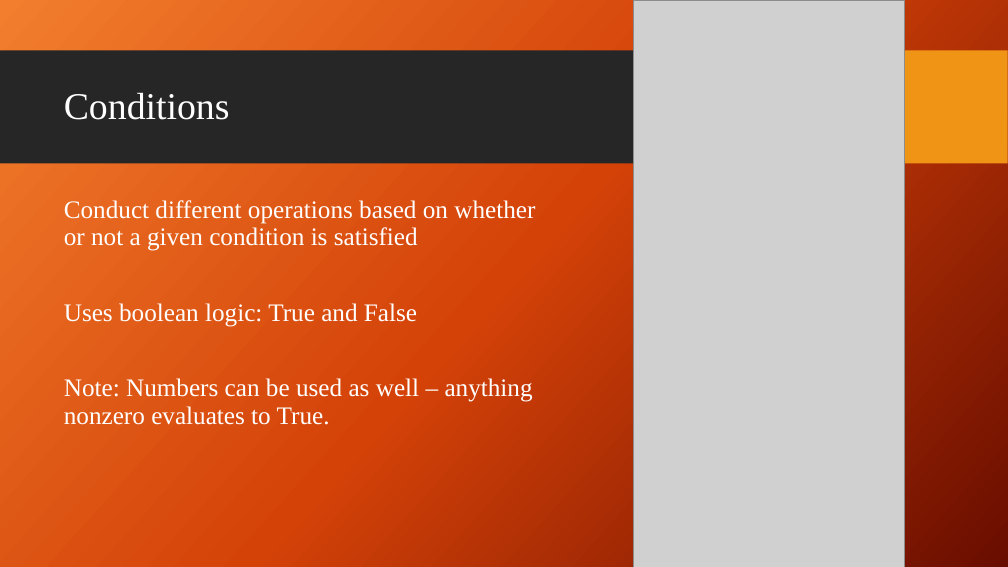
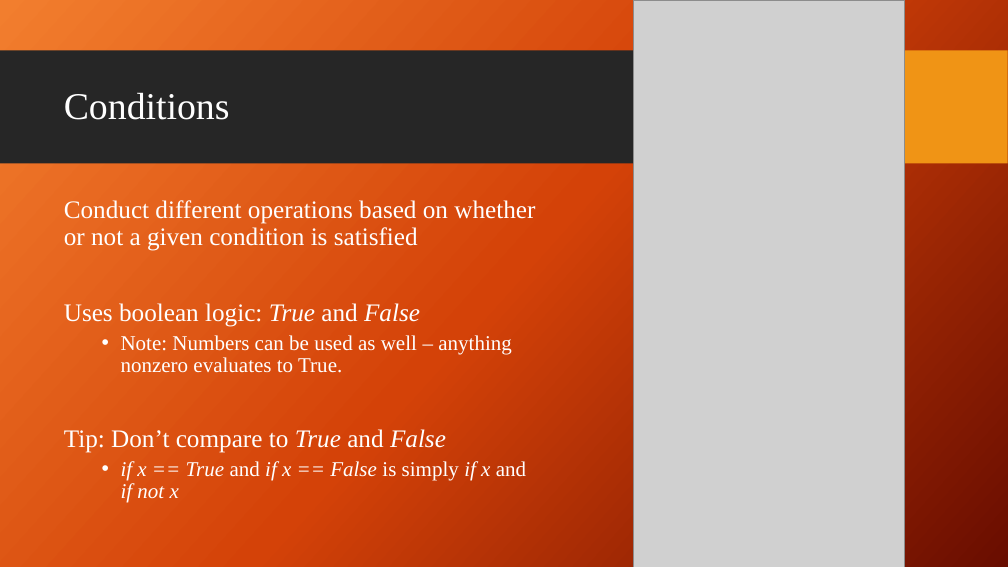
Before and after one commit to giganano/PythonBootcamp, a slide deck: slide 17 of slides/review.pptx. Drawn at 1008x567 pixels with LibreOffice and Linux fonts; fonts in the diff are those of the drawing; grey boxes stand for pictures; background and template pictures are left out. Boxes give left, top, right and bottom in pixels: in the first picture for what was removed or moved away, otherwise in the second. Text is boxed around its words. In the diff, an @@ line names an element or a change of style, - is before the commit and + after.

```diff
--- a/slides/review.pptx
+++ b/slides/review.pptx
@@ text at <box>64,303,512,373</box>: italic on in "True False"; size 24 to 20 pt in "Note: Numbers can be used as well ..."; bullet none to •; list level 1 to 2 in "Note: Numbers can be used ..." @@
@@ text at <box>64,429,526,503</box>: paragraphs added @@
+Tip: Don’t compare to True and False
+  • if x == True and if x == False is simply if x and if not x
```
Also in this commit, not shown: 10 other slides changed, 2 other files.
